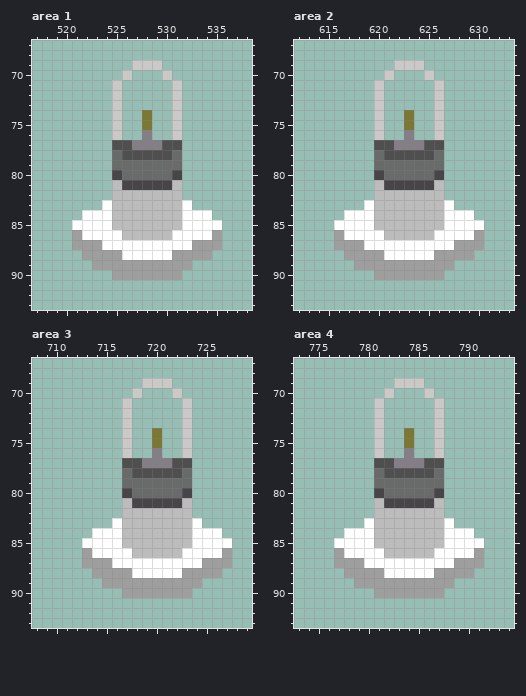
Edited in one commit: pixel-art file (electricoon/Graphics/tiles.aseprite). Above is the file before it was changed.
1024x768 pixels, 1 frame. Colours within 5 levels of each other are drawn and written as one. Shown: area 1: x 517..538, y 67..93; area 2: x 612..633, y 67..93; area 3: x 708..729, y 67..93; area 4: x 773..794, y 67..93. The commit also changed other parts of the picture, which this record leaves out.
After:
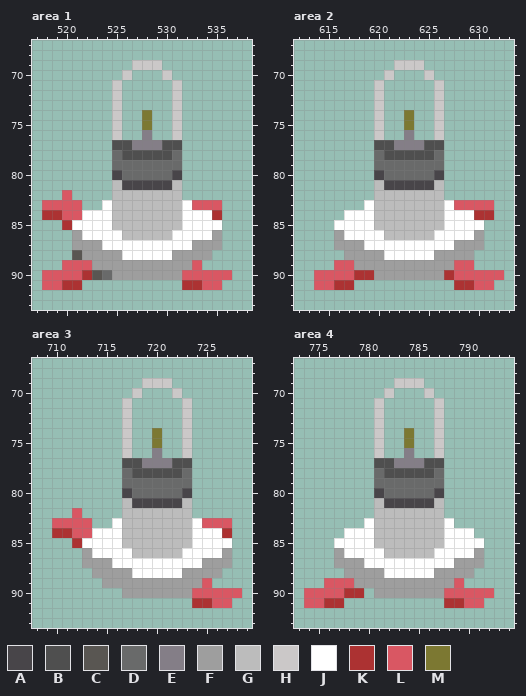
Palette (. is transparent): A #484549  B #4f4f4f  C #595652  D #696a6a  E #847e87  F #9e9e9e  G #bcbcbc  H #cbc8c8  J #ffffff  K #ac3232  L #d95763  M #7c7832
Change:
Area 1, layer "Layer 2":
There is now colour C in row 88 at x 521; in row 90 at x 523.
There is now colour D in row 90 at x 524.
There is now colour K in row 84 at x 518 to 519 and 535; in row 85 at x 520; in row 90 at x 522; in row 91 at x 520 to 521 and 532 to 533.
There is now colour L in row 82 at x 520; in row 83 at x 518 to 521 and 533 to 535; in row 84 at x 520 to 521; in row 89 at x 520 to 522 and 533; in row 90 at x 518 to 521 and 532 to 536; in row 91 at x 518 to 519 and 534 to 535.
Area 2, layer "Layer 2":
There is now colour K in row 84 at x 630 to 631; in row 90 at x 618 to 619 and 627; in row 91 at x 616 to 617 and 628 to 629.
There is now colour L in row 83 at x 628 to 631; in row 89 at x 616 to 617 and 628 to 629; in row 90 at x 614 to 617 and 628 to 632; in row 91 at x 614 to 615 and 630 to 631.
Area 3, layer "Layer 2":
There is now colour K in row 84 at x 710 to 711 and 727; in row 85 at x 712; in row 91 at x 724 to 725.
There is now colour L in row 82 at x 712; in row 83 at x 710 to 713 and 725 to 727; in row 84 at x 712 to 713; in row 89 at x 725; in row 90 at x 724 to 728; in row 91 at x 726 to 727.
Area 4, layer "Layer 2":
There is now colour K in row 90 at x 778 to 779; in row 91 at x 776 to 777 and 788 to 789.
There is now colour L in row 89 at x 776 to 778 and 789; in row 90 at x 774 to 777 and 788 to 792; in row 91 at x 774 to 775 and 790 to 791.
